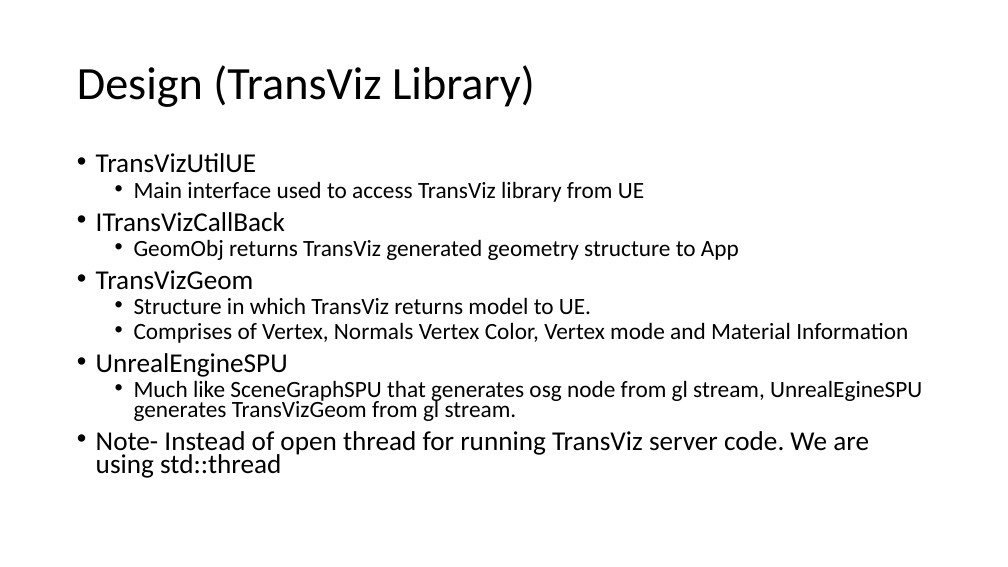
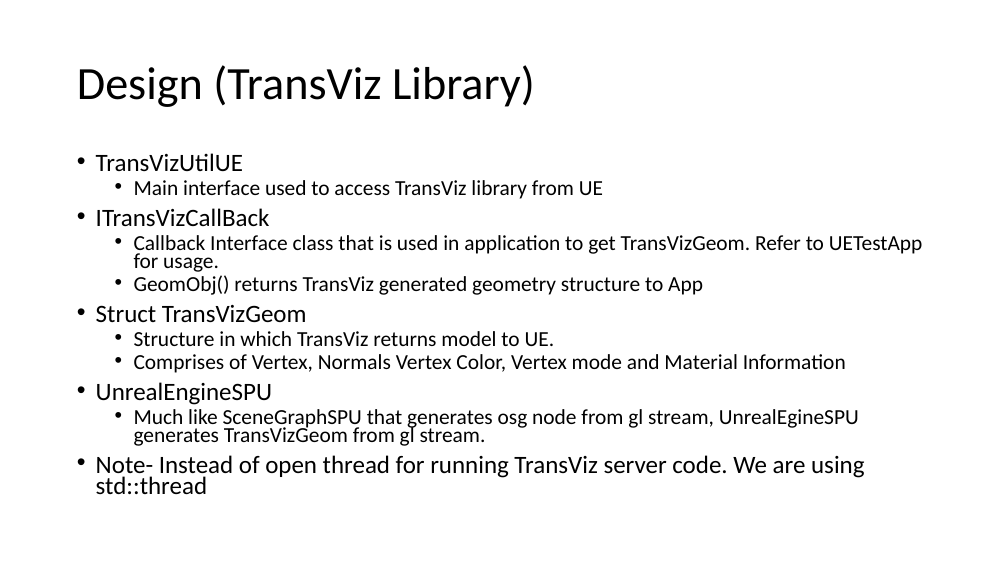
Before and after one commit to hacknaman/glStream, a slide deck: slide 4 of doc/UE/TransVizUE.pptx. Drawn at 1008x567 pixels with LibreOffice and Linux fonts; fonts in the diff are those of the drawing. Boxes give left, top, right and bottom in pixels: in the first picture for what was removed or moved away, otherwise in the second. Text is boxed around its words. In the diff, an @@ line names an element or a change of style, - is before the commit and + after.

Commit message:
updated TransViz UE doc

```diff
--- a/doc/UE/TransVizUE.pptx
+++ b/doc/UE/TransVizUE.pptx
@@ text at box(96, 153, 864, 495): size 25.9 to 23.8 pt in "TransVizUtilUE", "ITransVizCallBack", "UnrealEngineSPU", "Note- Instead of open thread for running ..."; size 22.2 to 20.4 pt in "Main interface used to access TransViz library ...", "Structure in which TransViz returns model to ...", "Comprises of Vertex, Normals Vertex Color, Vertex ...", "Much like SceneGraphSPU that generates osg node ..." @@
@@ text at box(96, 235, 923, 323): text changed; size 22.2 to 20.4 pt @@
-  • GeomObj returns TransViz generated geometry structure to App
-• TransVizGeom
+  • Callback Interface class that is used in application to get TransVizGeom. Refer to UETestApp for usage.
+  • GeomObj() returns TransViz generated geometry structure to App
+• Struct TransVizGeom
```
Also in this commit, not shown: 3 other slides changed.
